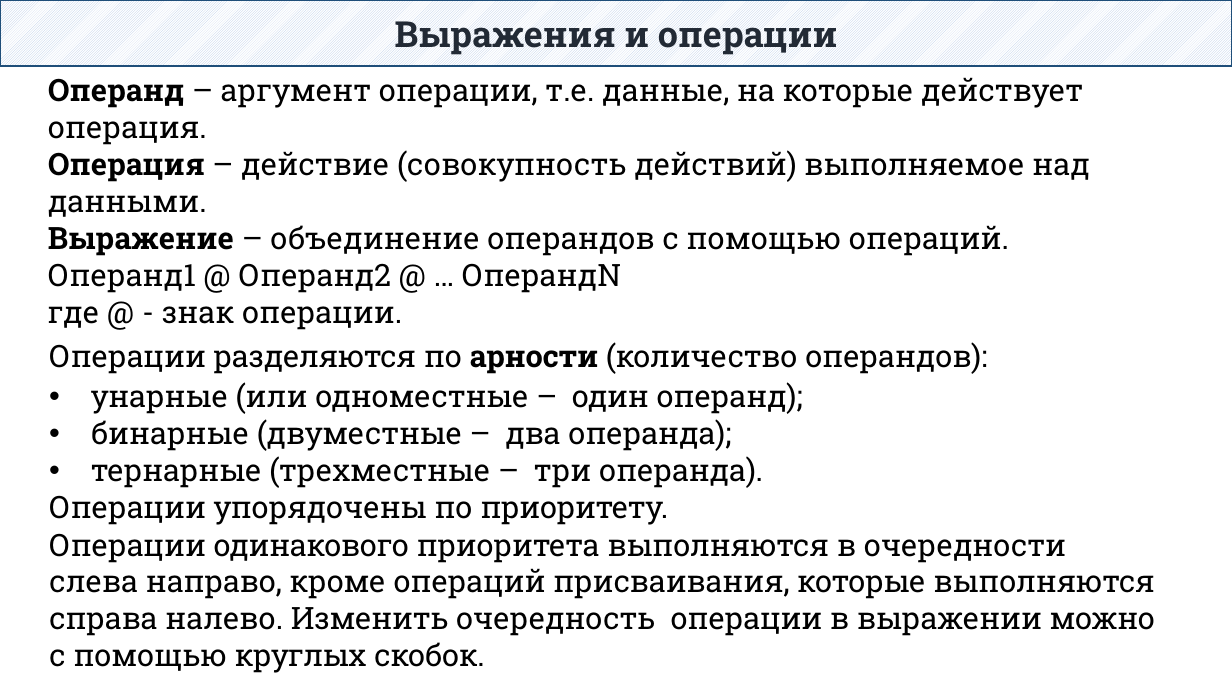
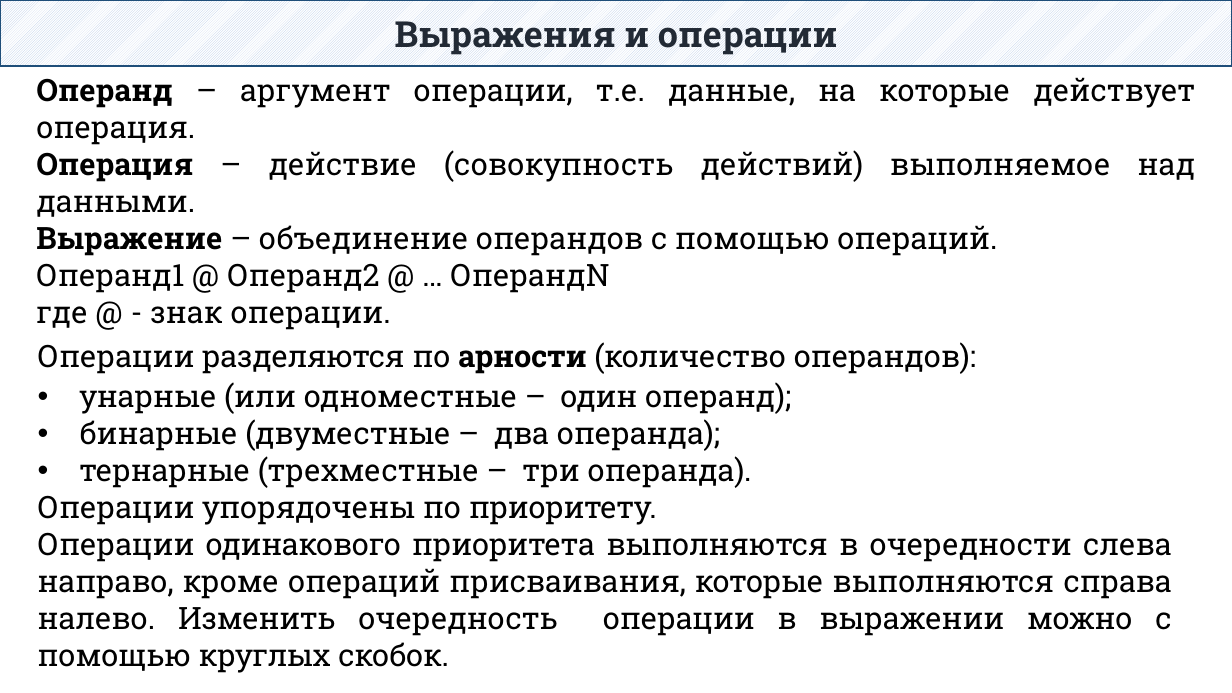
Before and after one commit to DaniilKlyukin/ITiP-1, a slide deck: slide 32 of Лекции/ИТиП лек 1 (лр 1).pptx. Drawn at 1232x693 pixels with LibreOffice and Linux fonts; fonts in the diff are those of the drawing. Boxes give left, top, right and bottom in pixels: in the first picture for what was removed or moved away, otherwise in the second. Text is boxed around its words. In the diff, an @@ line names an element or a change of style, - is before the commit and + after.

```diff
--- a/Лекции/ИТиП лек 1 (лр 1).pptx
+++ b/Лекции/ИТиП лек 1 (лр 1).pptx
@@ text "Операнд – аргумент операции, т.е. ...": place and size @@
-text "Операнд – аргумент операции, т.е. ..." at [48, 77, 1156, 673]
+text "Операнд – аргумент операции, т.е. ..." at [36, 77, 1196, 673]
@@ text "Операнд – аргумент операции, т.е. ..." at [36, 77, 1196, 673]: alignment left to justified @@
```
Also in this commit, not shown: 5 other slides changed.
